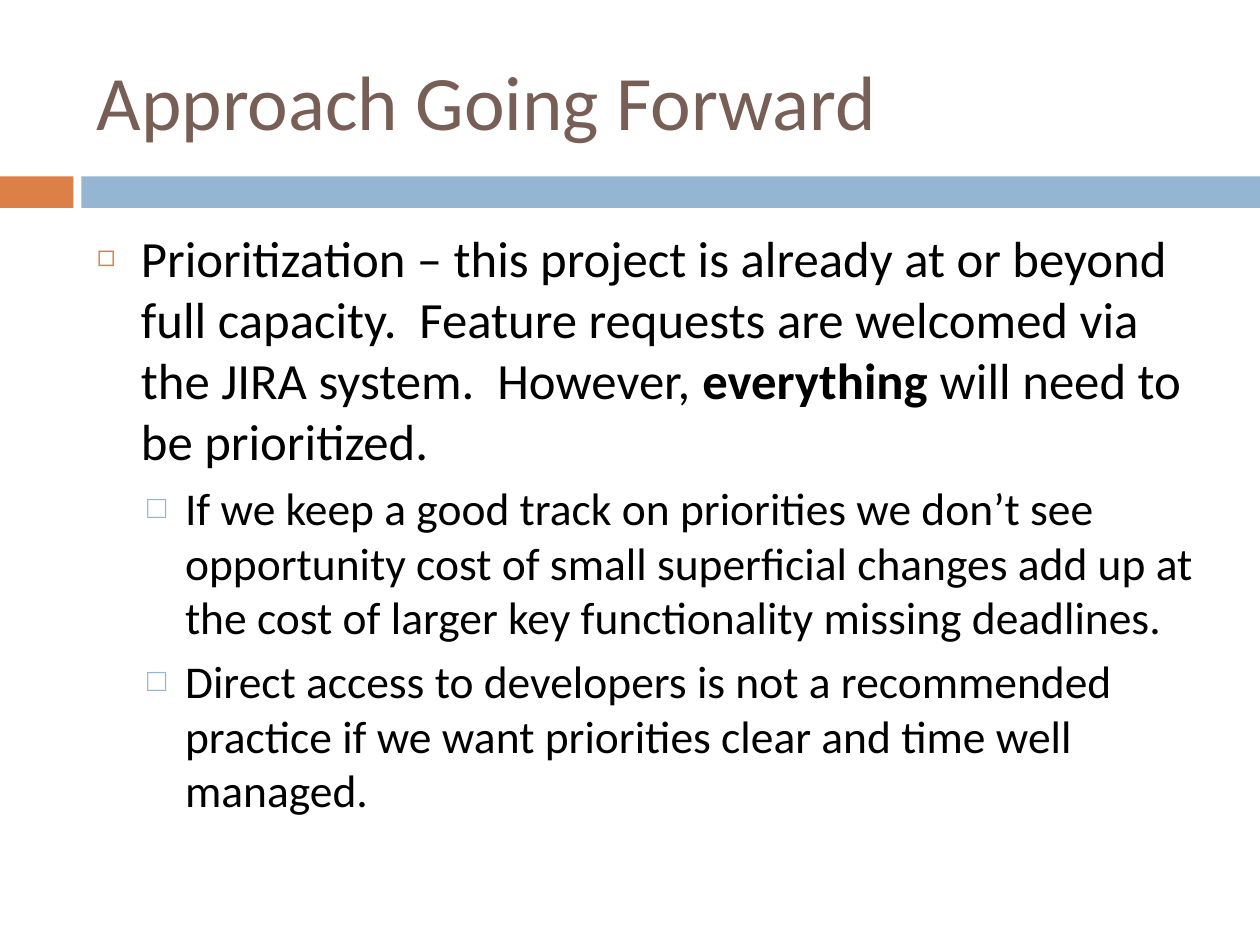
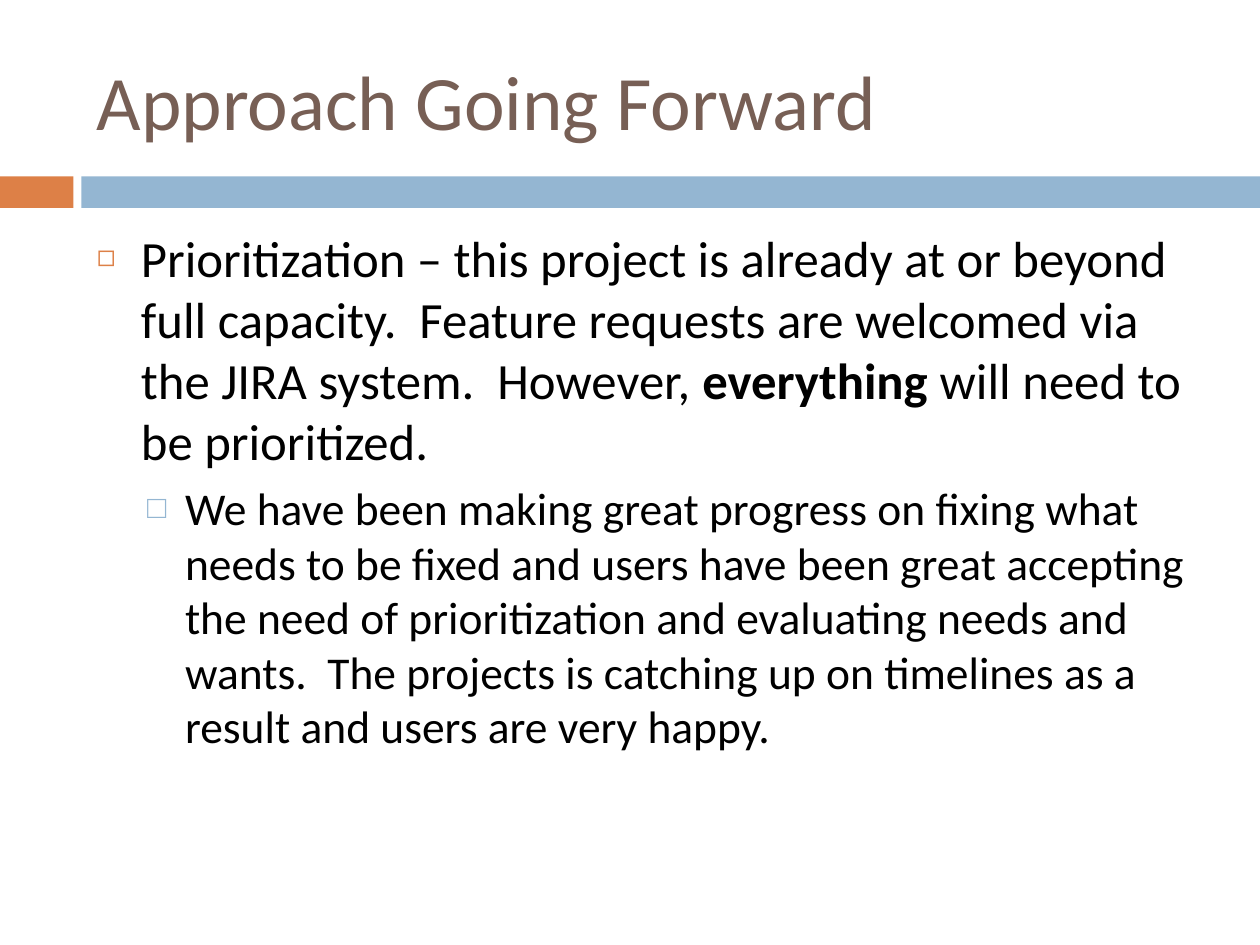
Before and after one commit to tranaweera/ark-informatics, a slide deck: slide 12 of ARK/trunk/usefulTools/TestFilesAndDocuments/steering committee/NeCTAR/Steering Committee Meetings/Steering Committee Meeting June_2013.pptx (slide 11 before the commit). Drawn at 1260x945 pixels with LibreOffice and Linux fonts; fonts in the diff are those of the drawing. Boxes give left, top, right and bottom in pixels: in the first picture for what was removed or moved away, otherwise in the second. Text is boxed around its words. In the diff, an @@ line names an element or a change of style, - is before the commit and + after.

```diff
--- a/ARK/trunk/usefulTools/TestFilesAndDocuments/steering committee/NeCTAR/Steering Committee Meetings/Steering Committee Meeting June_2013.pptx
+++ b/ARK/trunk/usefulTools/TestFilesAndDocuments/steering committee/NeCTAR/Steering Committee Meetings/Steering Committee Meeting June_2013.pptx
@@ text at bbox=[185, 493, 1183, 751]: text changed @@
-  □ If we keep a good track on priorities we don’t see opportunity cost of small superficial changes add up at the cost of larger key functionality missing deadlines.
-  □ Direct access to developers is not a recommended practice if we want priorities clear and time well managed.
+  □ We have been making great progress on fixing what needs to be fixed and users have been great accepting the need of prioritization and evaluating needs and wants. The projects is catching up on timelines as a result and users are very happy.
```
Also in this commit, not shown: 6 other slides changed, 2 slides added, 1 slide removed.
